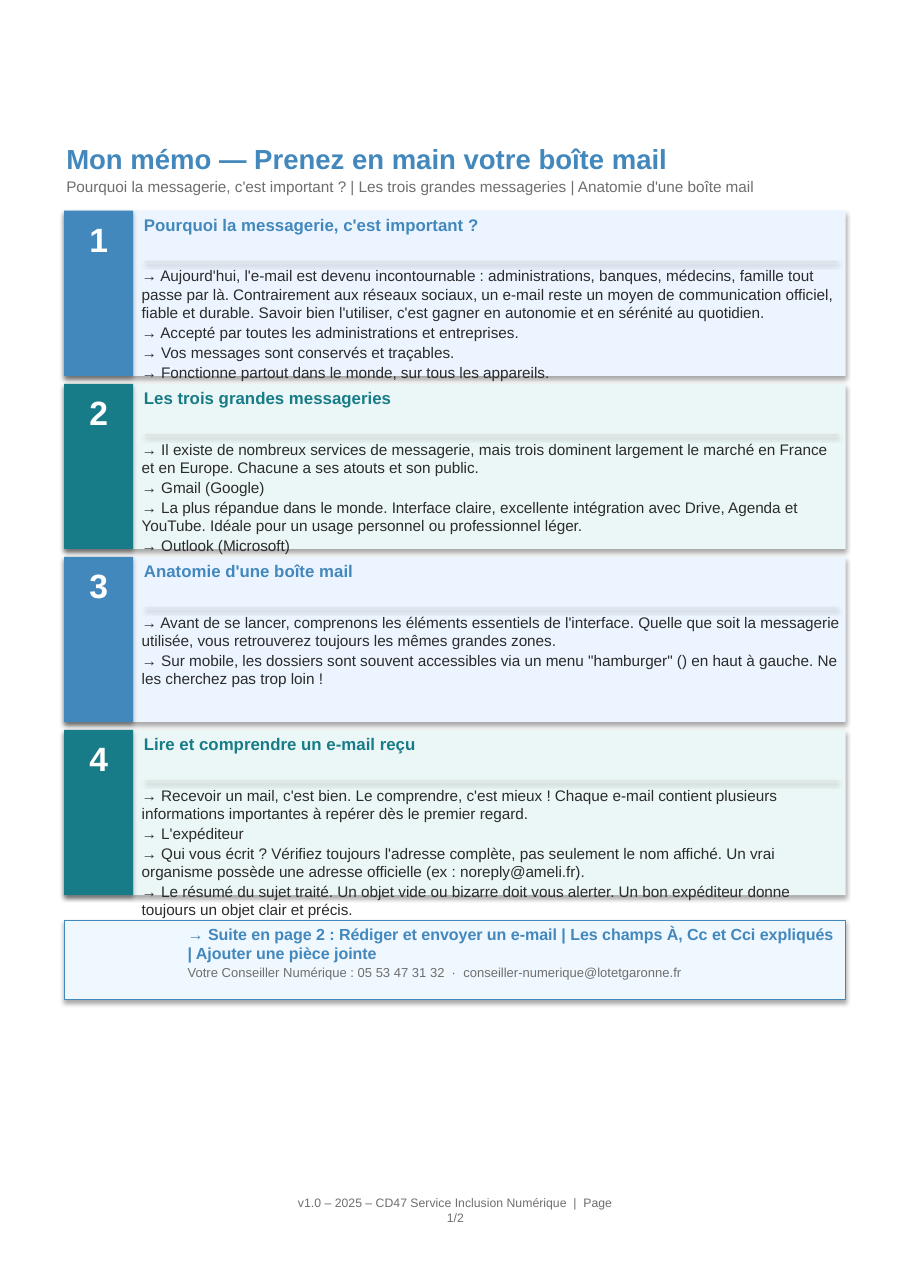
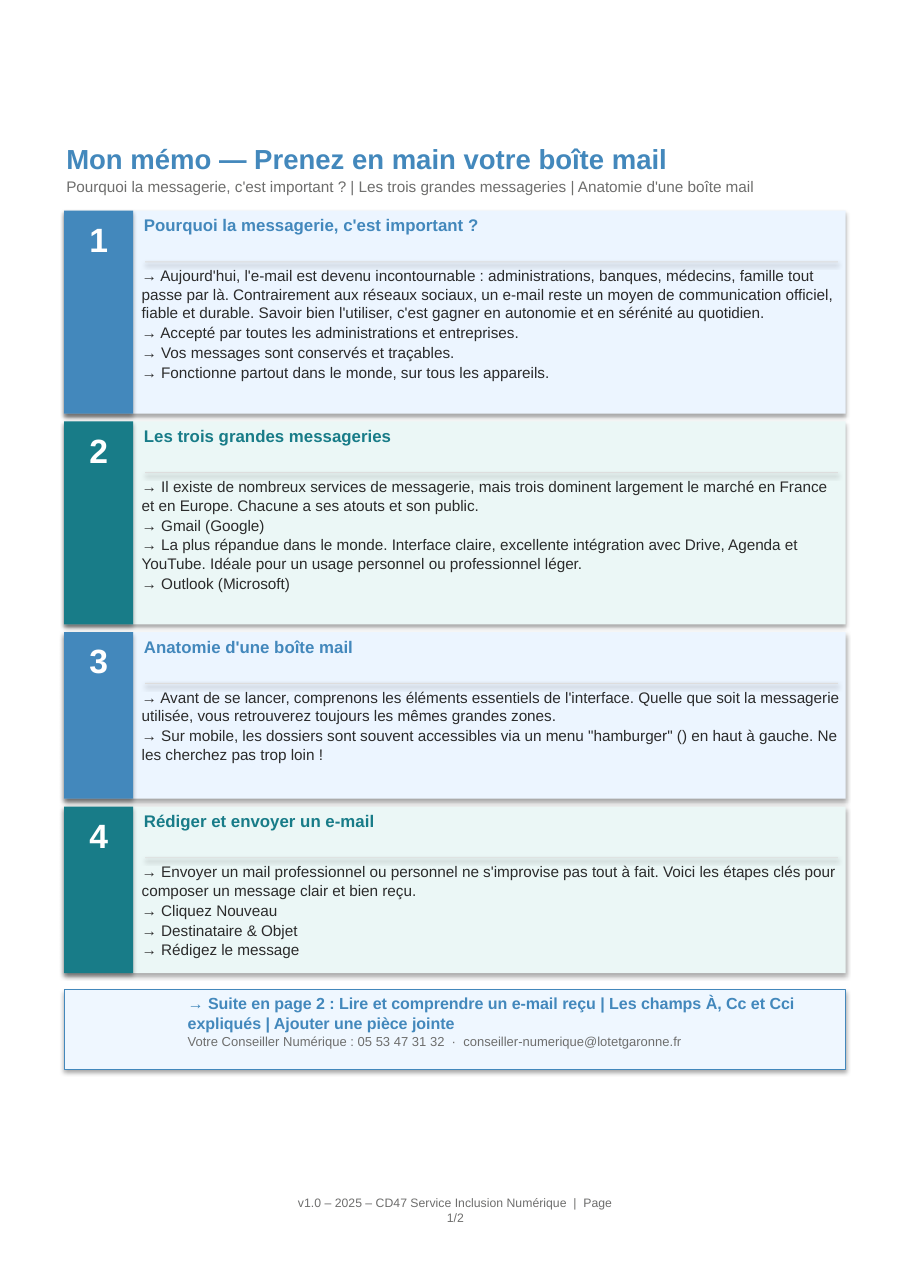
Before and after one commit to maswaddpt47-cmyk/REP_PEDA, a slide deck: slide 1 of assets/memos/B1-memo.pptx. Drawn at 910x1288 pixels with LibreOffice and Linux fonts; fonts in the diff are those of the drawing. Boxes give left, top, right and bottom in pixels: in the first picture for what was removed or moved away, otherwise in the second. Text is boxed around its words. In the diff, an @@ line names an element or a change of style, - is before the commit and + after.

```diff
--- a/assets/memos/B1-memo.pptx
+++ b/assets/memos/B1-memo.pptx
@@ rectangle: place and size @@
-rectangle at [64, 210, 846, 376]
+rectangle at [64, 210, 846, 413]
@@ rectangle: place and size @@
-rectangle at [64, 210, 133, 376]
+rectangle at [64, 210, 133, 413]
@@ rectangle: place and size @@
-rectangle at [64, 383, 846, 549]
+rectangle at [64, 422, 846, 625]
@@ rectangle: place and size @@
-rectangle at [64, 383, 133, 549]
+rectangle at [64, 422, 133, 625]
@@ text "→ Il existe de nombreux ...": place and size @@
-text "→ Il existe de nombreux ..." at [142, 443, 827, 554]
+text "→ Il existe de nombreux ..." at [142, 480, 827, 592]
@@ 2 texts, 1 rectangle: place and size @@
-2 texts, 1 rectangle at [89, 392, 838, 435]
+2 texts, 1 rectangle at [89, 430, 838, 474]
@@ 6 rectangles, 4 texts: place and size @@
-6 rectangles, 4 texts at [64, 557, 846, 896]
+6 rectangles, 4 texts at [64, 632, 846, 973]
@@ text at [144, 814, 374, 831]: text changed @@
-Lire et comprendre un e-mail reçu
+Rédiger et envoyer un e-mail
@@ text at [142, 865, 836, 958]: text changed @@
-→ Recevoir un mail, c'est bien. Le comprendre, c'est mieux ! Chaque e-mail contient plusieurs informations importantes à repérer dès le premier regard.
-→ L'expéditeur
-→ Qui vous écrit ? Vérifiez toujours l'adresse complète, pas seulement le nom affiché. Un vrai organisme possède une adresse officielle (ex : noreply@ameli.fr).
-→ Le résumé du sujet traité. Un objet vide ou bizarre doit vous alerter. Un bon expéditeur donne toujours un objet clair et précis.
+→ Envoyer un mail professionnel ou personnel ne s'improvise pas tout à fait. Voici les étapes clés pour composer un message clair et bien reçu.
+→ Cliquez Nouveau
+→ Destinataire & Objet
+→ Rédigez le message
@@ rectangle: place and size @@
-rectangle at [64, 920, 846, 999]
+rectangle at [64, 989, 846, 1069]
@@ text "→ Suite en page 2 ...": place and size @@
-text "→ Suite en page 2 ..." at [188, 927, 834, 980]
+text "→ Suite en page 2 ..." at [188, 996, 795, 1049]
@@ text at [188, 996, 795, 1033]: text changed @@
-→ Suite en page 2 : Rédiger et envoyer un e-mail | Les champs À, Cc et Cci expliqués | Ajouter une pièce jointe
+→ Suite en page 2 : Lire et comprendre un e-mail reçu | Les champs À, Cc et Cci expliqués | Ajouter une pièce jointe
```
Also in this commit, not shown: 1 other slide changed, 20 other files.
